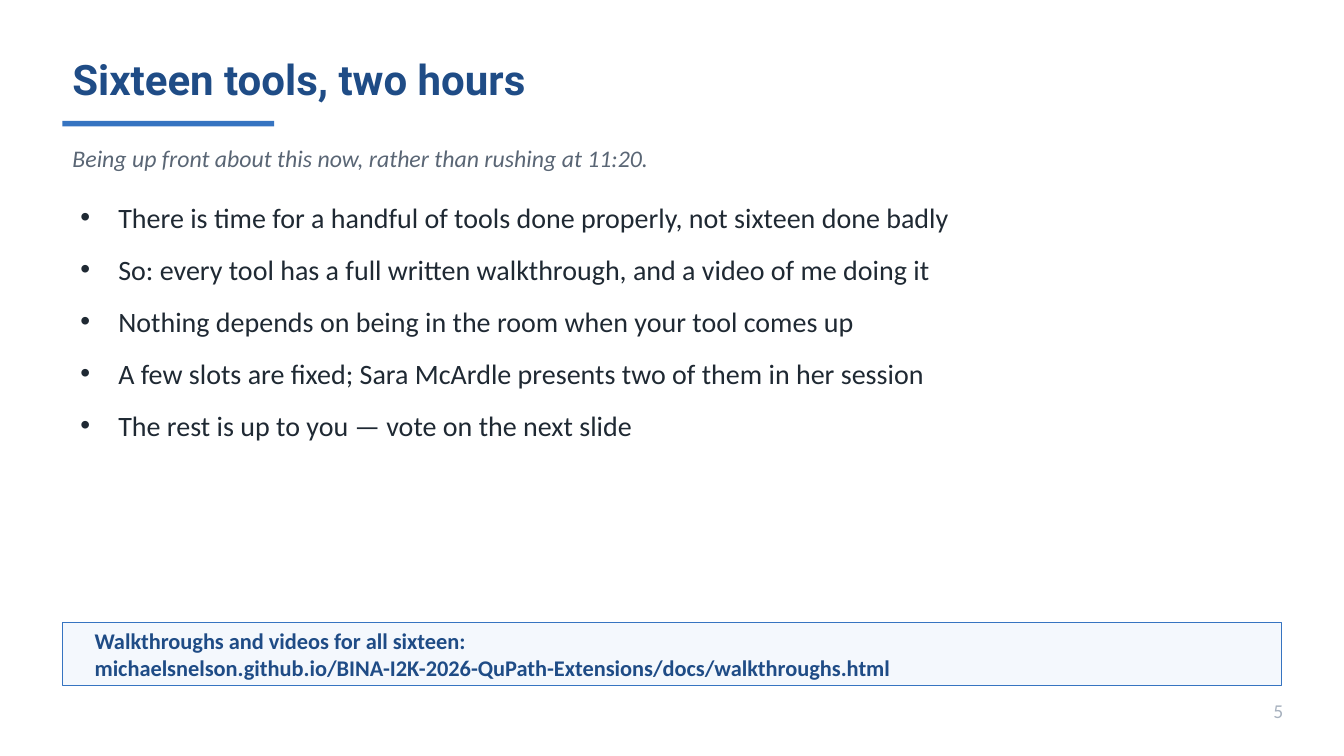
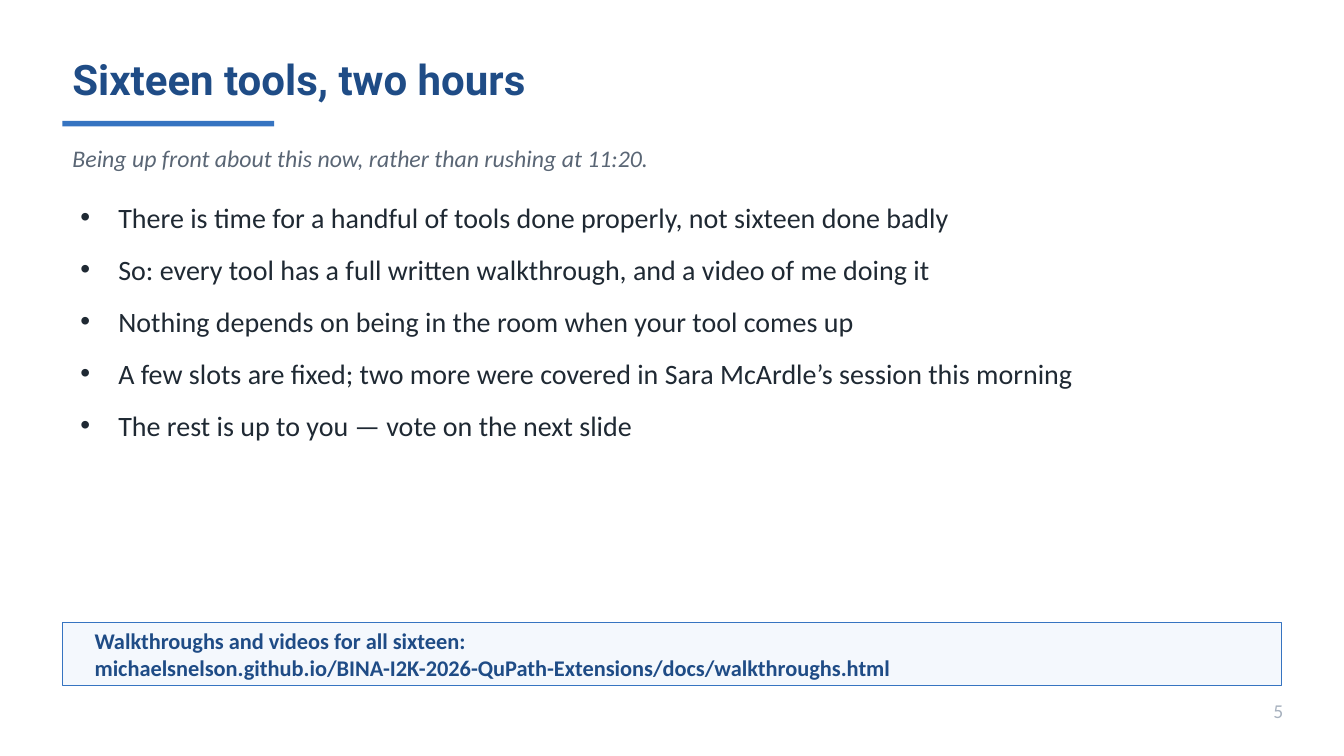
Before and after one commit to MichaelSNelson/BINA-I2K-2026-QuPath-Extensions, a slide deck: slide 5 of I2K_2026_QuPath_Extensions.pptx. Drawn at 1344x756 pixels with LibreOffice and Linux fonts; fonts in the diff are those of the drawing. Boxes give left, top, right and bottom in pixels: in the first picture for what was removed or moved away, otherwise in the second. Text is boxed around its words. In the diff, an @@ line names an element or a change of style, - is before the commit and + after.

```diff
--- a/I2K_2026_QuPath_Extensions.pptx
+++ b/I2K_2026_QuPath_Extensions.pptx
@@ text at (118, 364, 1072, 389): text changed @@
-• A few slots are fixed; Sara McArdle presents two of them in her session
+• A few slots are fixed; two more were covered in Sara McArdle’s session this morning
```
Also in this commit, not shown: 17 other slides changed, 1 slide added, 10 other files.
